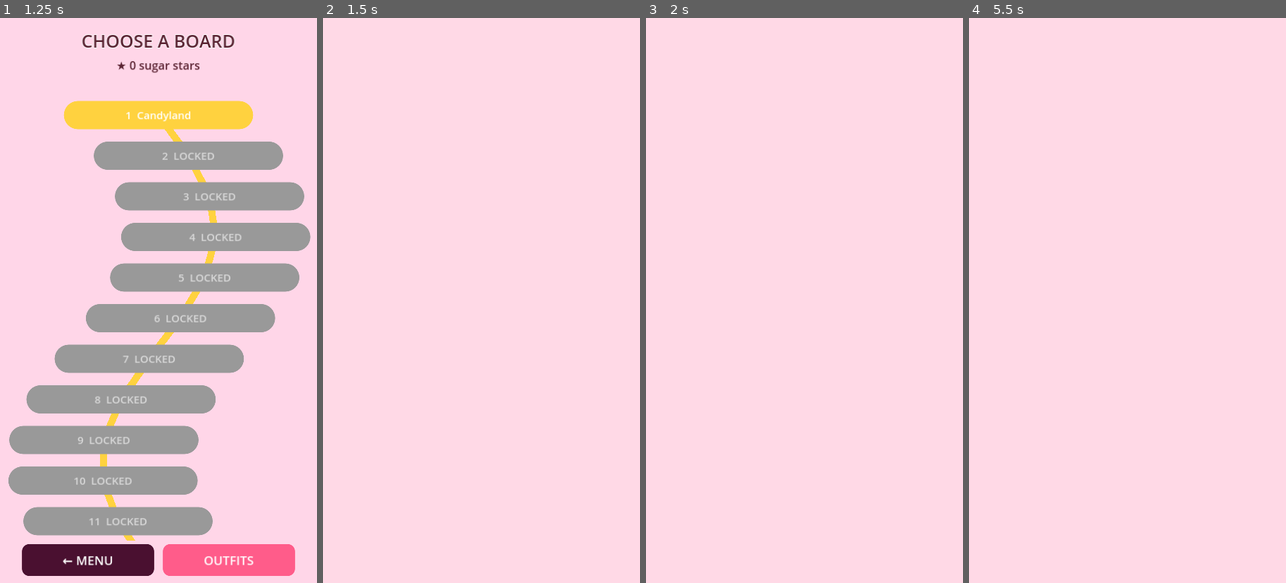
Above: before the commit, frames 1-4 (left to right).
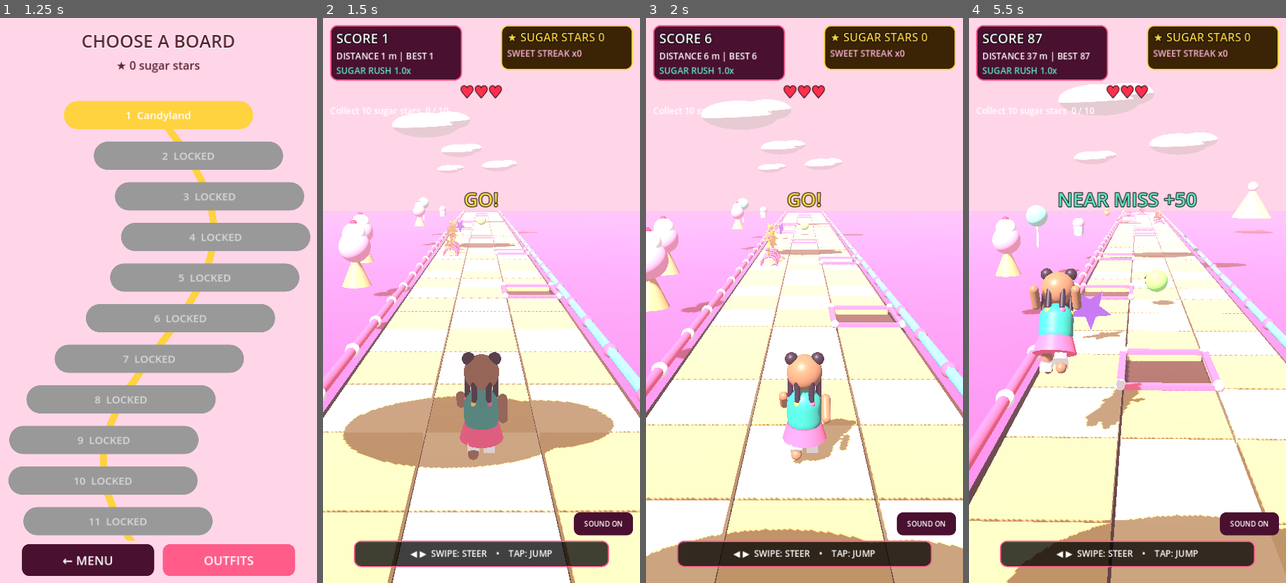
Above: after the commit, the same moments.

Repository: dame131/candy-runner
Game: Godot game, scene res://scenes/main_menu.tscn
The game is run twice, just before and just after one commit, with the same random seed, the same clock (stepped at 60 frames per second) and the same inputs.
Inputs (mouse positions are in pixels of both pictures, inside the frame that each line leads up to):
- Up to frame 1 (1.25 s): click "▶ PLAY" at 0.5 s
- Up to frame 2 (1.5 s): click "1 Candyland" at 1.25 s
- Up to frame 3 (2 s): no input
- Up to frame 4 (5.5 s): tap Enter at 2 s; move the mouse to (1197, 272) at 2.02 s; hold Right 2.03-2.75 s; click (1197, 272) at 2.17 s; tap Space at 2.27, 5.27 s; drag from (1064, 328) to (1111, 413) at 2.77 s; move the mouse to (1159, 176) at 3.52 s; hold Right 3.53-4.25 s; drag from (1111, 413) to (1032, 215) at 4.27 s; move the mouse to (1222, 385) at 5.02 s; hold Left from 5.03 s (still down)

Frame 1 is identical in both runs. In frame 2, 72% of the frame differs, in the area x 0-100%, y 1-100%; in frame 3, 73%; in frame 4, 74%.
Error before the commit: Parse Error: Value of type "Gradient" cannot be assigned to a variable of type "Texture2D". (res://scripts/game.gd:625)

Commit message:
Fix confetti Gradient parse error in game.gd (GradientTexture1D for color_ramp)

Diff:
--- a/godot-project/scripts/game.gd
+++ b/godot-project/scripts/game.gd
@@ -622,7 +622,9 @@
 	grad.add_point(0.5, Color.html("#5fe3c0"))
 	grad.add_point(0.75, Color.html("#b967ff"))
 	grad.set_color(1, Color.html("#ff8a00"))
-	pm.color_ramp = grad
+	var grad_tex := GradientTexture1D.new()
+	grad_tex.gradient = grad
+	pm.color_ramp = grad_tex
 	p.process_material = pm
 	var mesh := BoxMesh.new()
 	mesh.size = Vector3(0.14, 0.14, 0.02)
